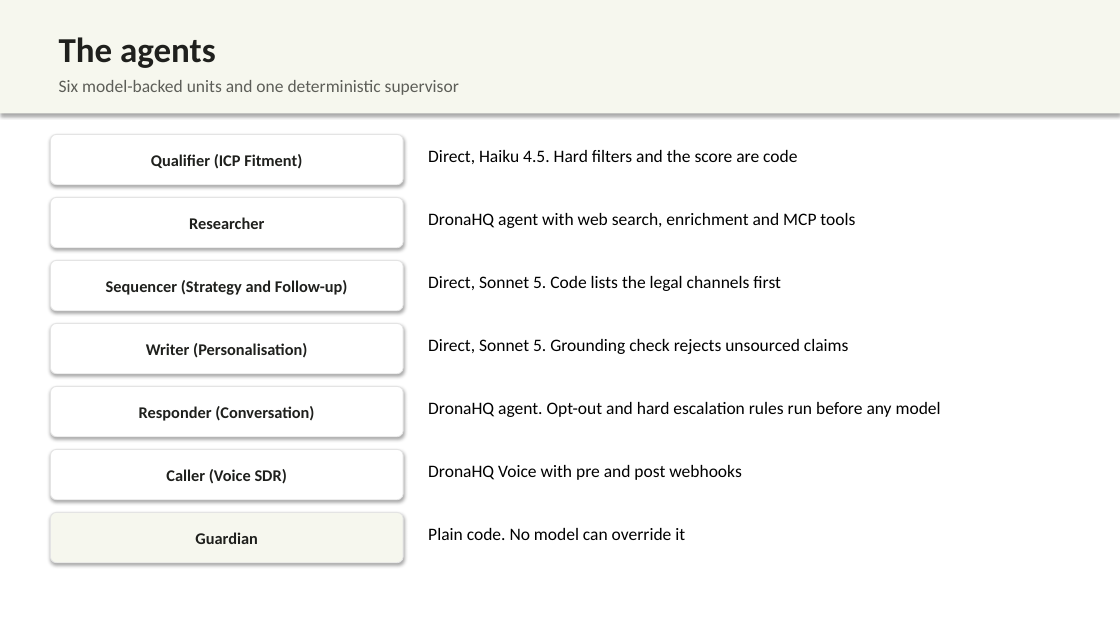
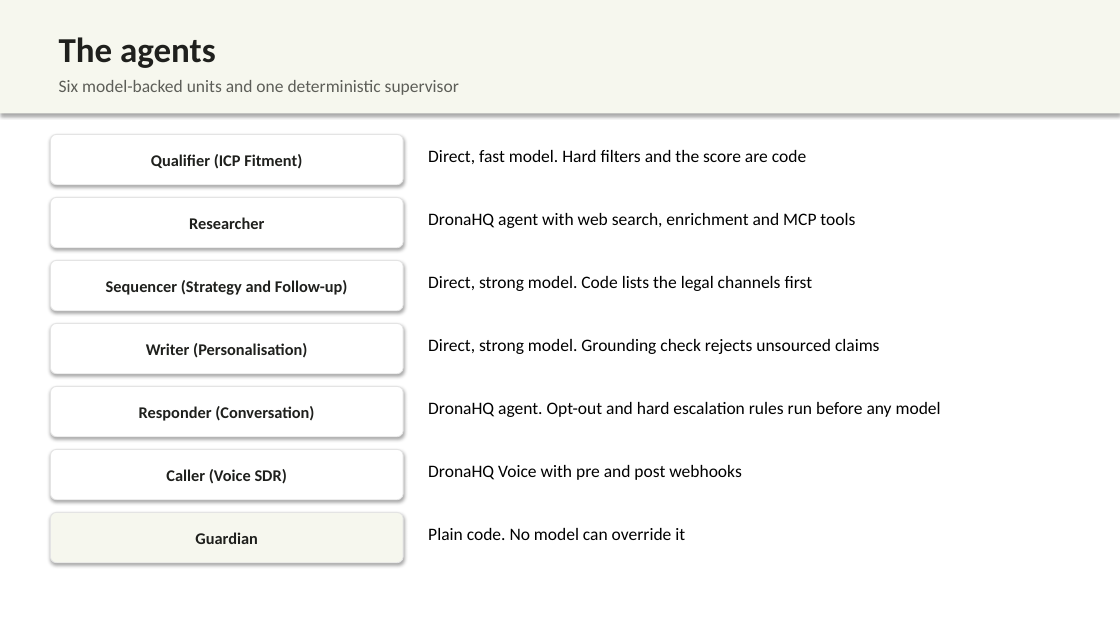
Before and after one commit to kiranG18/Buildathon-2026, a slide deck: slide 5 of docs/deck/Cadence.pptx. Drawn at 1120x630 pixels with LibreOffice and Linux fonts; fonts in the diff are those of the drawing. Boxes give left, top, right and bottom in pixels: in the first picture for what was removed or moved away, otherwise in the second. Text is boxed around its words. In the diff, an @@ line names an element or a change of style, - is before the commit and + after.

```diff
--- a/docs/deck/Cadence.pptx
+++ b/docs/deck/Cadence.pptx
@@ text at bbox=[428, 150, 806, 164]: text changed @@
-Direct, Haiku 4.5. Hard filters and the score are code
+Direct, fast model. Hard filters and the score are code
@@ text at bbox=[428, 276, 813, 291]: text changed @@
-Direct, Sonnet 5. Code lists the legal channels first
+Direct, strong model. Code lists the legal channels first
@@ text at bbox=[428, 339, 880, 354]: text changed @@
-Direct, Sonnet 5. Grounding check rejects unsourced claims
+Direct, strong model. Grounding check rejects unsourced claims
```
Also in this commit, not shown: 6 other slides changed, 1 slide added, 5 other files.
